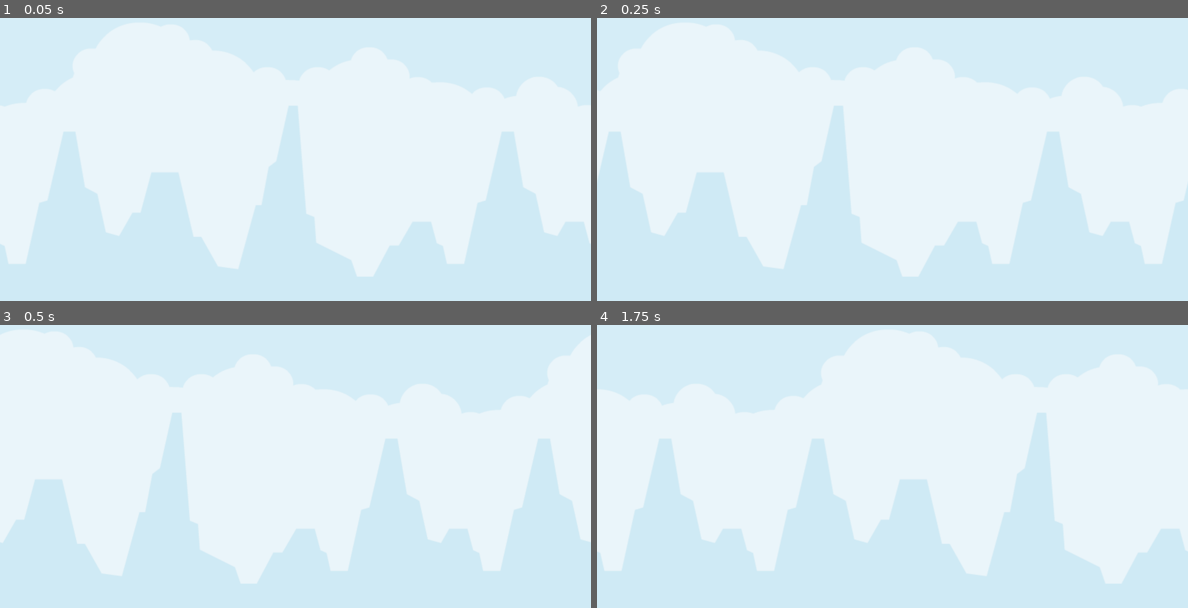
Above: before the commit, frames 1-4 (two rows, left to right).
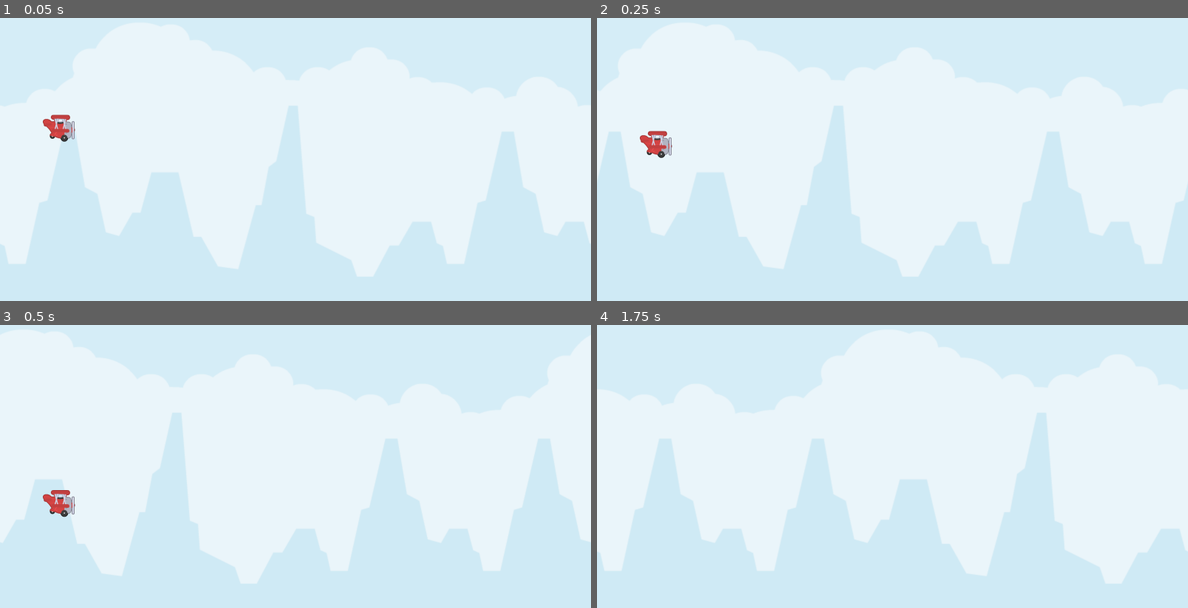
Above: after the commit, the same moments.

Repository: J35P1N/Godot4-FlappyBirdClone
Game: Godot game, scene res://scenes/Main.tscn
Two runs of this game, one before a commit and one after it. Both use one fixed random seed, a clock stepped at 60 frames per second and the inputs below.
Inputs:
- Up to frame 1 (0.05 s): no input
- Up to frame 2 (0.25 s): no input
- Up to frame 3 (0.5 s): no input
- Up to frame 4 (1.75 s): no input

The runs differ from the first frame. In frame 1, 0.4% of the frame differs, in the area x 7-13%, y 34-44%; in frame 2, 0.4%, in the area x 7-13%, y 39-50%; in frame 3, 0.4%; in frame 4, nothing differs.

Commit message:
Adds player object to main scene

Diff:
--- a/scenes/Main.tscn
+++ b/scenes/Main.tscn
@@ -1,8 +1,12 @@
-[gd_scene load_steps=4 format=3 uid="uid://chpvsgknsa1me"]
+[gd_scene load_steps=6 format=3 uid="uid://chpvsgknsa1me"]
 
 [ext_resource type="Script" path="res://scripts/BackgroundContainer.gd" id="1_ncu1q"]
 [ext_resource type="Script" path="res://scenes/Main.gd" id="1_pyh0x"]
 [ext_resource type="Texture2D" uid="uid://dxv4bt2663olv" path="res://images/Background.png" id="2_7j3tq"]
+[ext_resource type="Texture2D" uid="uid://d3ew4jivhcl62" path="res://images/Player.png" id="4_rjvuy"]
+
+[sub_resource type="CircleShape2D" id="CircleShape2D_svnoq"]
+radius = 35.0143
 
 [node name="Main" type="Node"]
 script = ExtResource("1_pyh0x")
@@ -21,3 +25,15 @@
 scale = Vector2(2, 2)
 texture = ExtResource("2_7j3tq")
 offset = Vector2(400, 2.08165e-12)
+
+[node name="Player" type="RigidBody2D" parent="."]
+position = Vector2(160, 480)
+mass = 2.2
+gravity_scale = 1.6
+
+[node name="PlayerSprite" type="Sprite2D" parent="Player"]
+position = Vector2(2.08165e-12, 2.08165e-12)
+texture = ExtResource("4_rjvuy")
+
+[node name="PlayerHitbox" type="CollisionShape2D" parent="Player"]
+shape = SubResource("CircleShape2D_svnoq")
